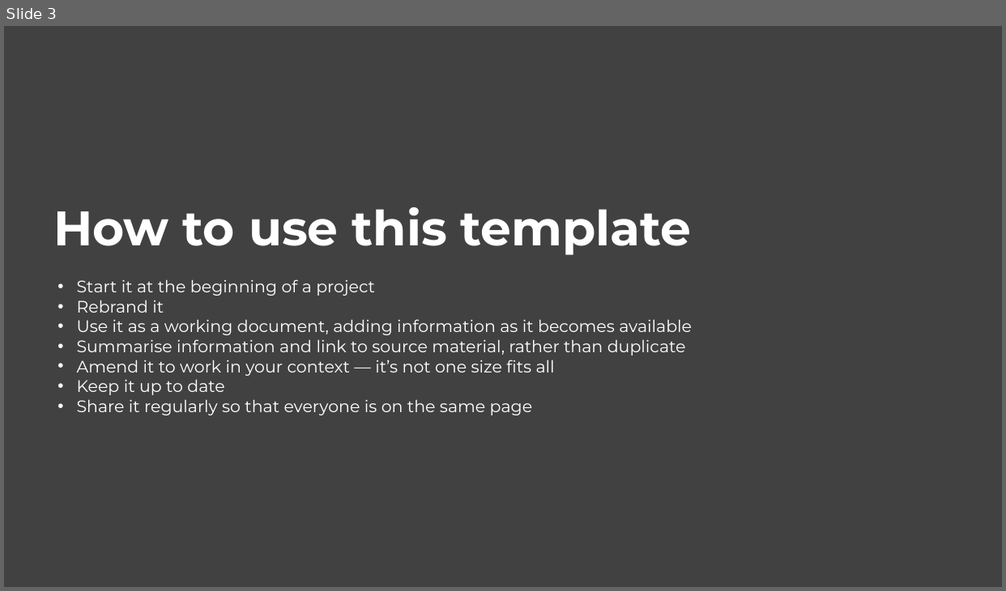
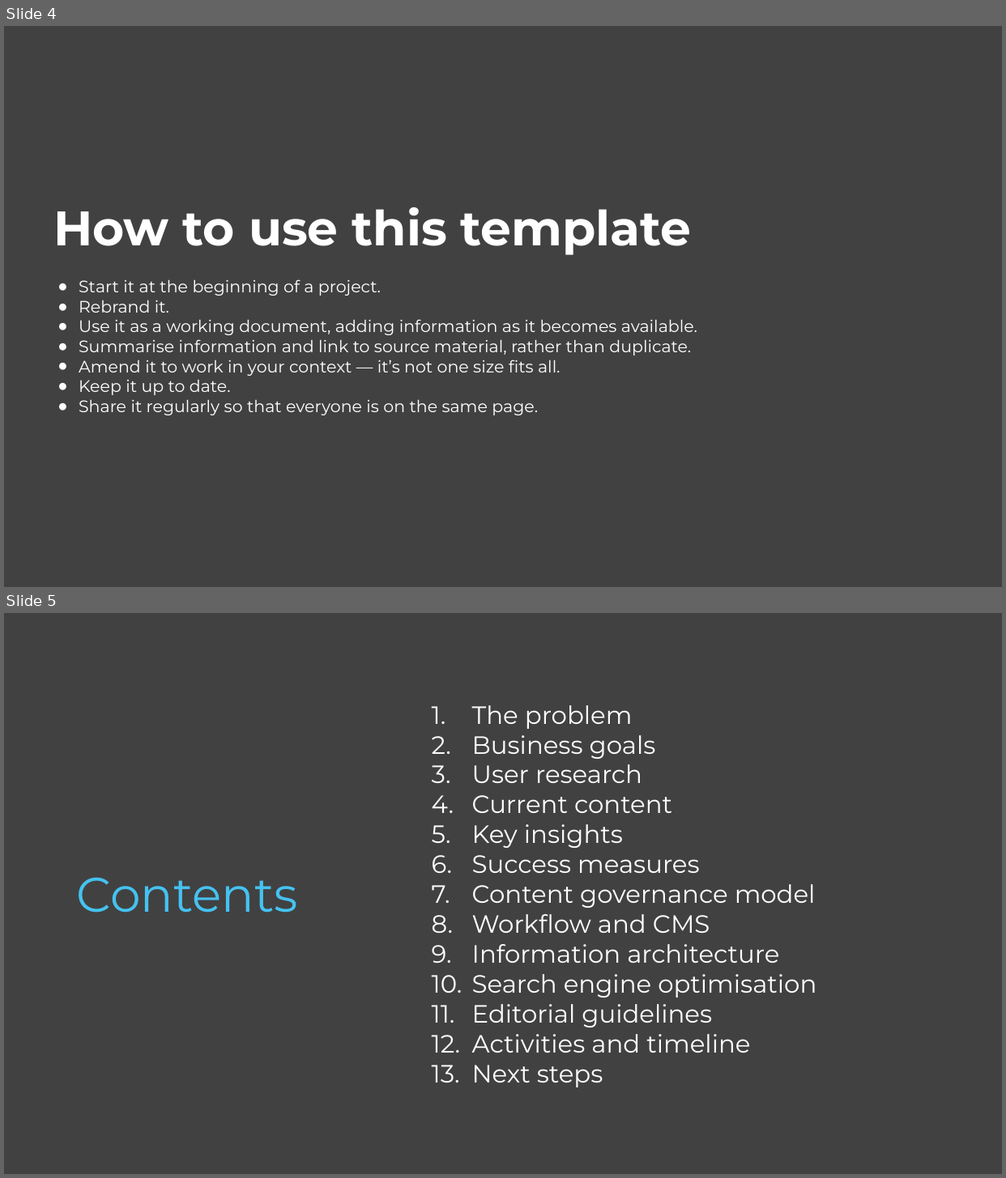
Before and after one commit to govau/service-manual, a slide deck: assets/files/content-strategy/content-strategy-template.pptx. Shown one above the other, each under a label of ours: slide 3 before the commit, slides 4 and 5 after it. The pictures are 1006x591 and 1006x1178 pixels, drawn with LibreOffice and Linux fonts; fonts in the diff are those of the drawing; background and template pictures are left out. Boxes give left, top, right and bottom in pixels: in the first picture for what was removed or moved away, otherwise in the second. Text is boxed around its words. In the diff, an @@ line names an element or a change of style, - is before the commit and + after.

Commit message:
Editorial QA - content strategy template (the template asset file)

```diff
--- a/assets/files/content-strategy/content-strategy-template.pptx
+++ b/assets/files/content-strategy/content-strategy-template.pptx
@@ slide 5 added at bbox=[4, 613, 1002, 1174], background #414141 @@
@@ text added at bbox=[472, 705, 816, 1088], 36 pt, text #FFFFFF @@
+1. The problem
+2. Business goals
+3. User research
+4. Current content
+5. Key insights
+6. Success measures
+7. Content governance model
+8. Workflow and CMS
+9. Information architecture
+10. Search engine optimisation
+11. Editorial guidelines
+12. Activities and timeline
+13. Next steps
@@ text added at bbox=[77, 877, 298, 913], 70 pt, text #45C2F0 @@
+Contents
@@ what was slide 3 is now slide 4 @@
@@ slide 4 changed as well @@
@@ title at bbox=[79, 280, 697, 416]: text changed @@
-• Start it at the beginning of a project
-• Rebrand it
-• Use it as a working document, adding information as it becomes available
-• Summarise information and link to source material, rather than duplicate
-• Amend it to work in your context — it’s not one size fits all
-• Keep it up to date
-• Share it regularly so that everyone is on the same page
+● Start it at the beginning of a project.
+● Rebrand it.
+● Use it as a working document, adding information as it becomes available.
+● Summarise information and link to source material, rather than duplicate.
+● Amend it to work in your context — it’s not one size fits all.
+● Keep it up to date.
+● Share it regularly so that everyone is on the same page.
```
Also in this commit, not shown: 11 other slides changed, 5 other slides added, 4 other files.
